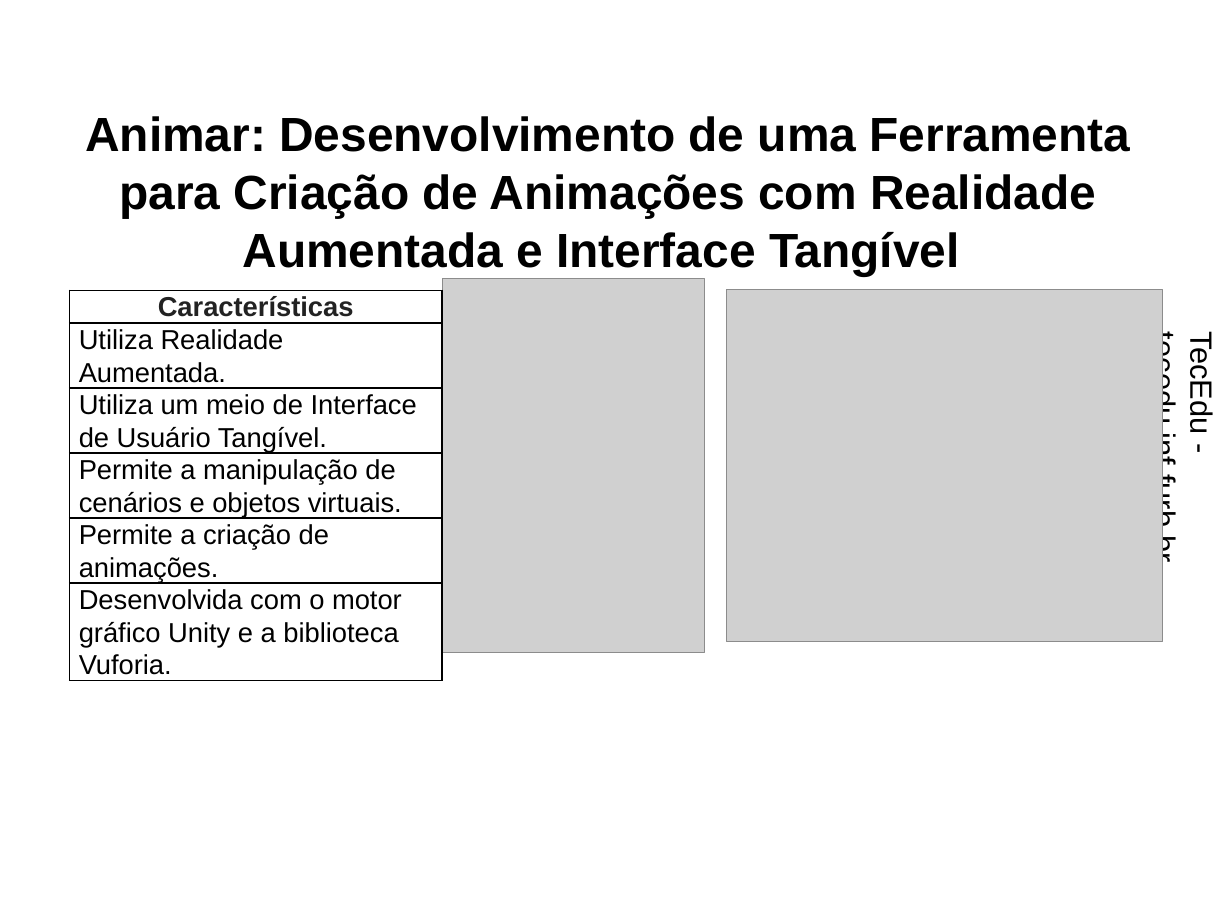
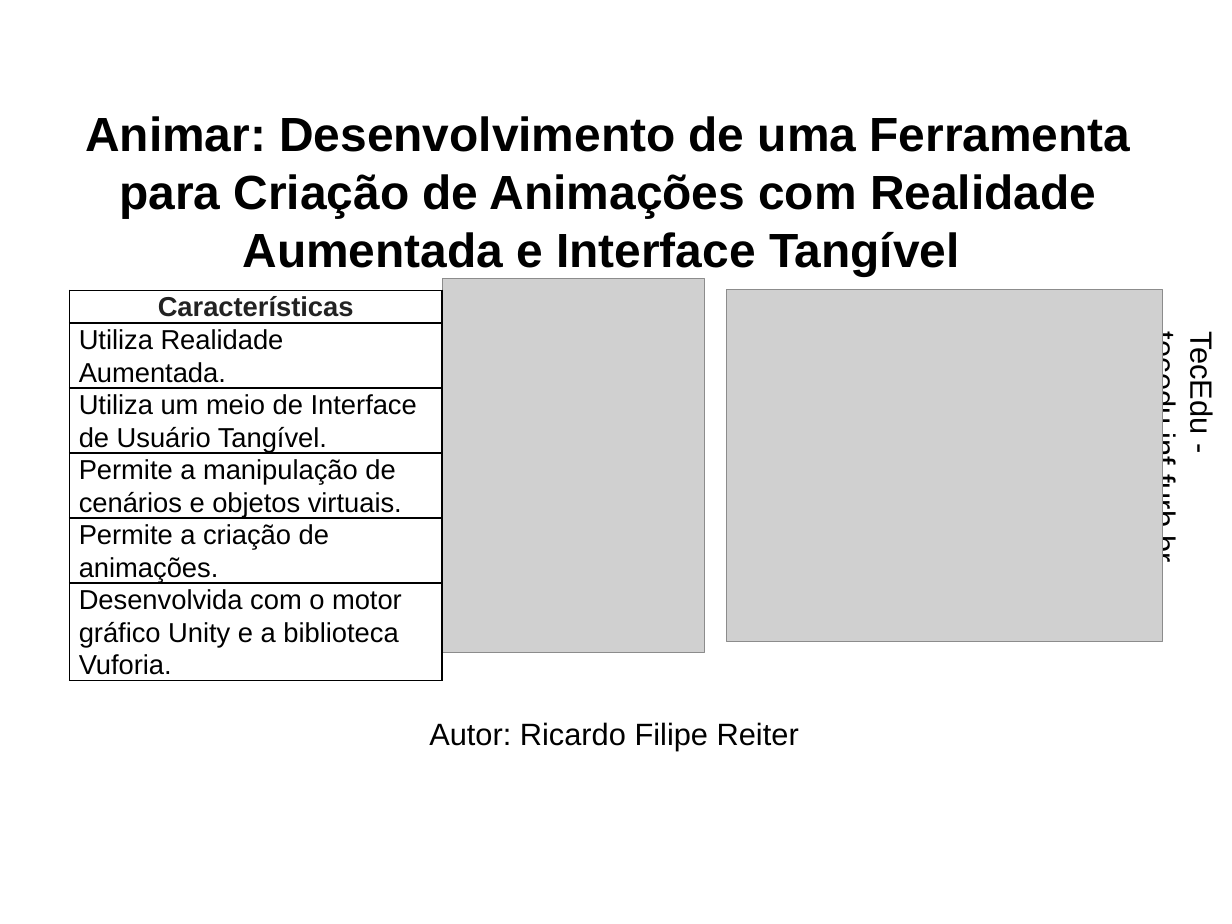
Before and after one commit to dalton-reis/tcc_RodrigoWernkePereira, a slide deck: slide 10 of Apresentação/EcosAR.pptx (slide 9 before the commit). Drawn at 1232x924 pixels with LibreOffice and Linux fonts; fonts in the diff are those of the drawing; grey boxes stand for pictures; background and template pictures are left out. Boxes give left, top, right and bottom in pixels: in the first picture for what was removed or moved away, otherwise in the second. Text is boxed around its words. In the diff, an @@ line names an element or a change of style, - is before the commit and + after.

```diff
--- a/Apresentação/EcosAR.pptx
+++ b/Apresentação/EcosAR.pptx
@@ text added at [429,722,799,750], 18 pt, text #000000 @@
+Autor: Ricardo Filipe Reiter
```
Also in this commit, not shown: 5 other slides changed, 2 slides added, 2 other files.
